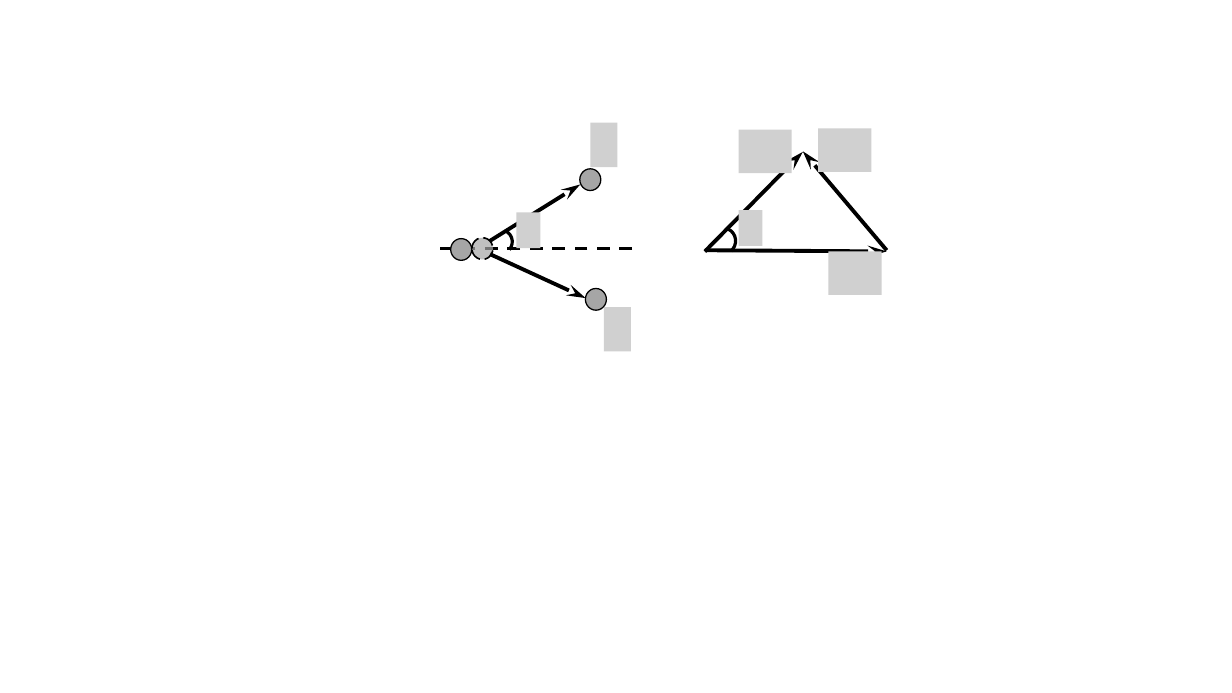
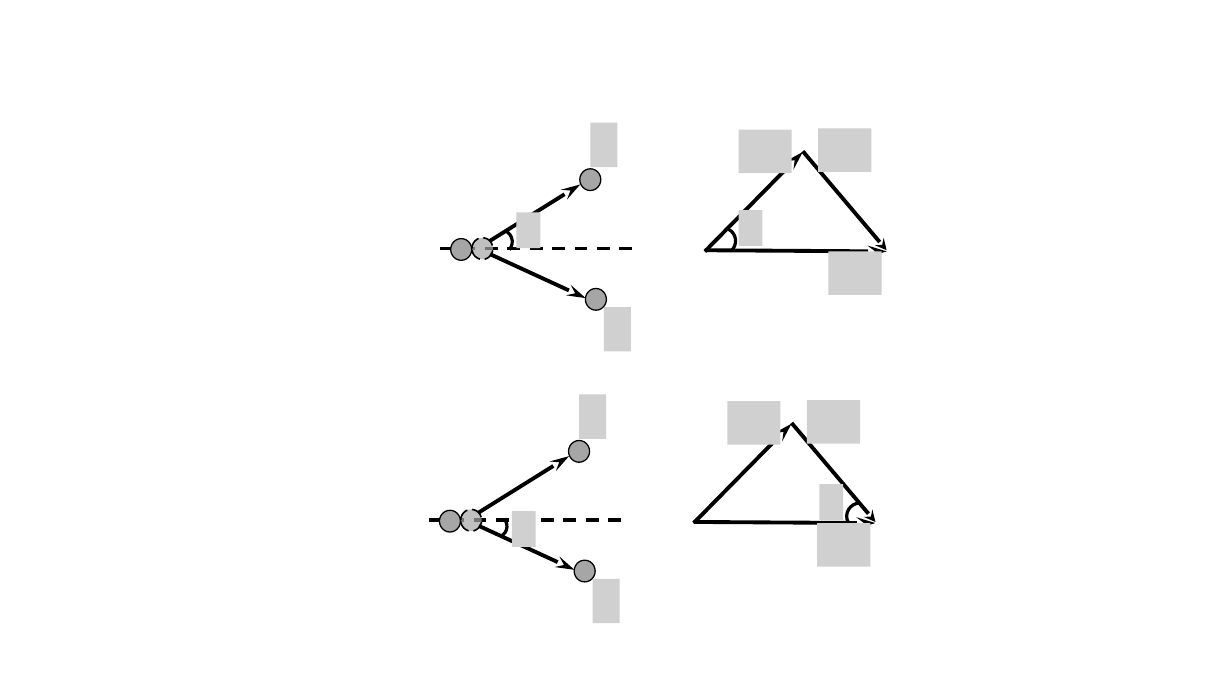
Before and after one commit to savchenko-physics/savchenko-physics.github.io, a slide deck: slide 38 of src/Drawings.pptx. Drawn at 1232x693 pixels with LibreOffice and Linux fonts; fonts in the diff are those of the drawing; grey boxes stand for pictures. Boxes give left, top, right and bottom in pixels: in the first picture for what was removed or moved away, otherwise in the second. Text is boxed around its words. In the diff, an @@ line names an element or a change of style, - is before the commit and + after.

```diff
--- a/src/Drawings.pptx
+++ b/src/Drawings.pptx
@@ arrow (803, 152) - (887, 250): arrowheads changed @@
@@ picture added at (x1=579, y1=395, x2=606, y2=439) @@
@@ picture added at (x1=727, y1=401, x2=781, y2=445) @@
@@ picture added at (x1=807, y1=400, x2=860, y2=444) @@
@@ ellipse added at (x1=568, y1=441, x2=590, y2=463), fill #A6A6A6, outline #000000 1 pt @@
@@ arrow added from (694, 523) to (792, 423), #000000 3 pt @@
@@ arrow added from (792, 423) to (875, 522), #000000 3 pt @@
@@ arrow added from (479, 513) to (569, 457), #000000 3 pt @@
@@ ellipse added at (x1=461, y1=509, x2=482, y2=531), fill #A6A6A6 at 70% opacity, outline #000000 1.25 pt dashed @@
@@ picture added at (x1=820, y1=484, x2=844, y2=520) @@
@@ arc (boxed as its full ellipse) added at (x1=844, y1=500, x2=877, y2=532), outline #000000 2.5 pt @@
@@ line added from (621, 520) to (421, 520), #000000 2.5 pt dashed @@
@@ ellipse added at (x1=440, y1=510, x2=461, y2=532), fill #A6A6A6, outline #000000 1 pt @@
@@ arrow added from (479, 526) to (575, 570), #000000 3 pt @@
@@ arc (boxed as its full ellipse) added at (x1=482, y1=512, x2=511, y2=541), outline #000000 2.5 pt @@
@@ picture added at (x1=512, y1=511, x2=536, y2=547) @@
@@ arrow added from (694, 522) to (875, 523), #000000 3 pt @@
@@ picture added at (x1=817, y1=523, x2=871, y2=567) @@
@@ ellipse added at (x1=574, y1=560, x2=595, y2=582), fill #A6A6A6, outline #000000 1 pt @@
@@ picture added at (x1=592, y1=579, x2=619, y2=623) @@
```
Also in this commit, not shown: 5 other files.
